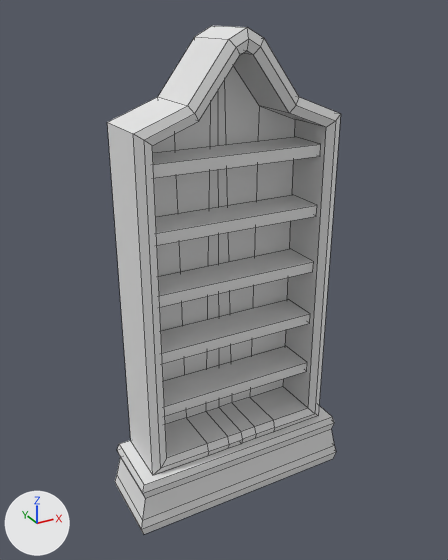
A saved change to the FBX model Assets/Art/Assets/BookShelves/Bookshelf 1/Bookshelf 1 Alpha.fbx.
The view is the same before and after, from a camera (50 mm lens) standing at (14.22, -5.66, 4.29) and looking at (16.97, -0.66, 1.79). The lights are fixed; the arrows at lower left show +X, +Y and +Z. Mesh edges are drawn as thin lines. Materials are left out; every surface is plain grey.
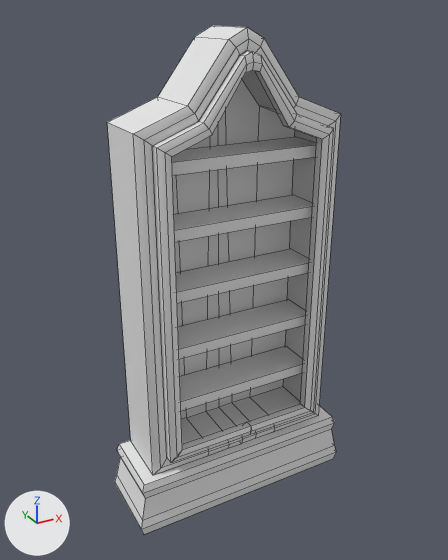
The newer file is also turned or shifted as a whole; pictures and numbers use the older file's frame.

Location of each change, (x1, y1, x2, y2) in pixels of the pictures (448 x 560 px):
'Cube.013', added: after (152, 51, 334, 463)
part 1 of me_cube_016, shading changed: (107, 26, 341, 475) in both

Diff of the bpy script that builds the scene:
```diff
--- a/Assets/Art/Assets/BookShelves/Bookshelf 1/Bookshelf 1 Alpha.fbx.py
+++ b/Assets/Art/Assets/BookShelves/Bookshelf 1/Bookshelf 1 Alpha.fbx.py
@@ me_cube_016 @@
 me_cube_016.from_pydata(...)  # 70 vertices, 68 faces; spans x 15.98..18.03, y -1.01..-0.37, z -0.02..4.14
 # used by ob_cube_009; location = (0.0, 0.0, 0.0)
+# me_cube_016 part 1: edges marked sharp go from 106 to 66
@@ me_cube_019 @@
+me_cube_019.from_pydata(...)  # 51 vertices, 55 faces; spans x -0.87..0.88, y -0.38..-0.19, z 0.77..4.6
@@ ob_cube_013 @@
+ob_cube_013 = bpy.data.objects.new('Cube.013', me_cube_019)
+ob_cube_013.location = (17.01, -0.72, -0.63)
```
